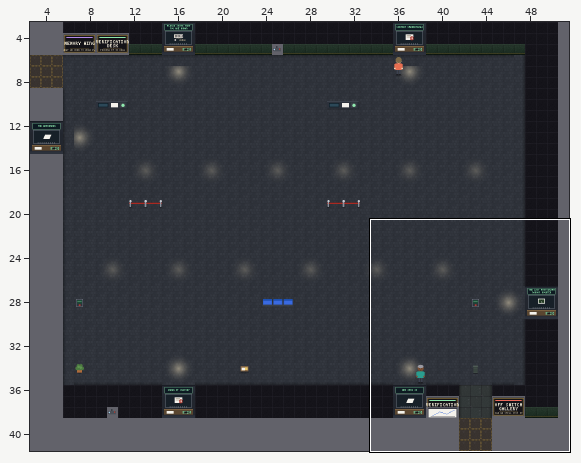
One commit to this Tiled map (JSON): maps/verify.tmj. Above: a wide view before the commit, with the close-up outlined.
Close-up. First the earlier version:
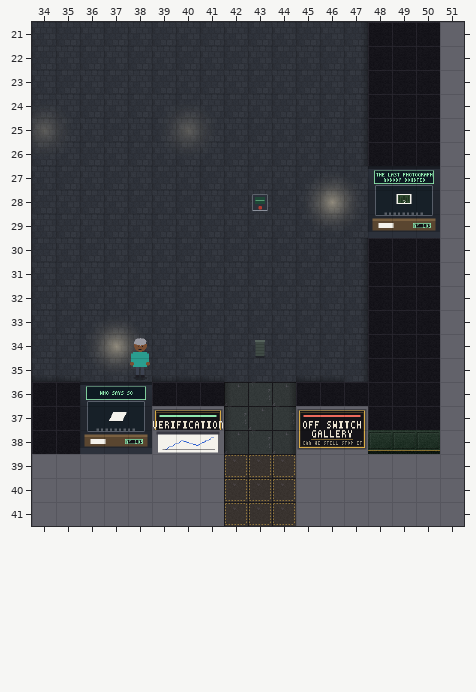
Cells are 32x32 px. Shown: x 34..51, y 21..41. The commit also changed other parts of the map, which this record leaves out.
The result:
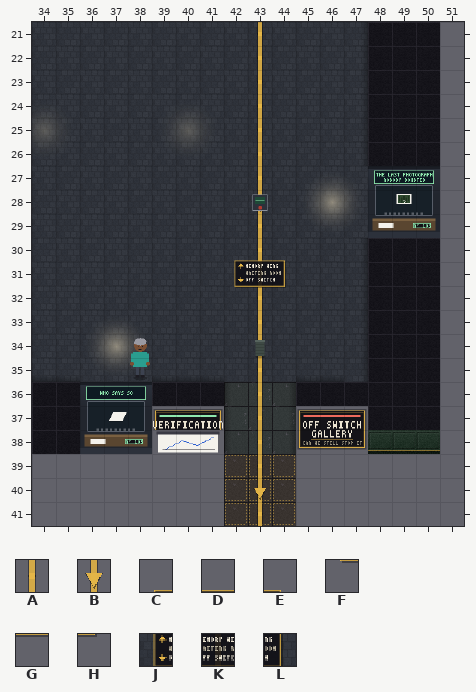
Key: from "Chunk 1": A 119, B 120; from "Chunk 2": C 17, D 18, E 19, F 23, G 24, H 25, J 29, K 30, L 31.
_ is an empty cell.
Tiles of an added or newly shown layer are drawn over the layers below it.
See-through tiles are keyed as they look on the map.
Change:
Layer "wayfinding" (added):
y 21..27: x 43 _ -> A
y 28: x 43 _ -> B
y 29..39: x 43 _ -> A
y 40: x 43 _ -> B
y 41: x 43 _ -> A
Layer "signage" (added):
y 30: x 42..44 ___ -> CDE
y 31: x 42..44 ___ -> JKL
y 32: x 42..44 ___ -> FGH
Changed places in both close-ups, as pixel boxes (x1, y1, x2, y2):
added: (234, 22, 286, 526)
